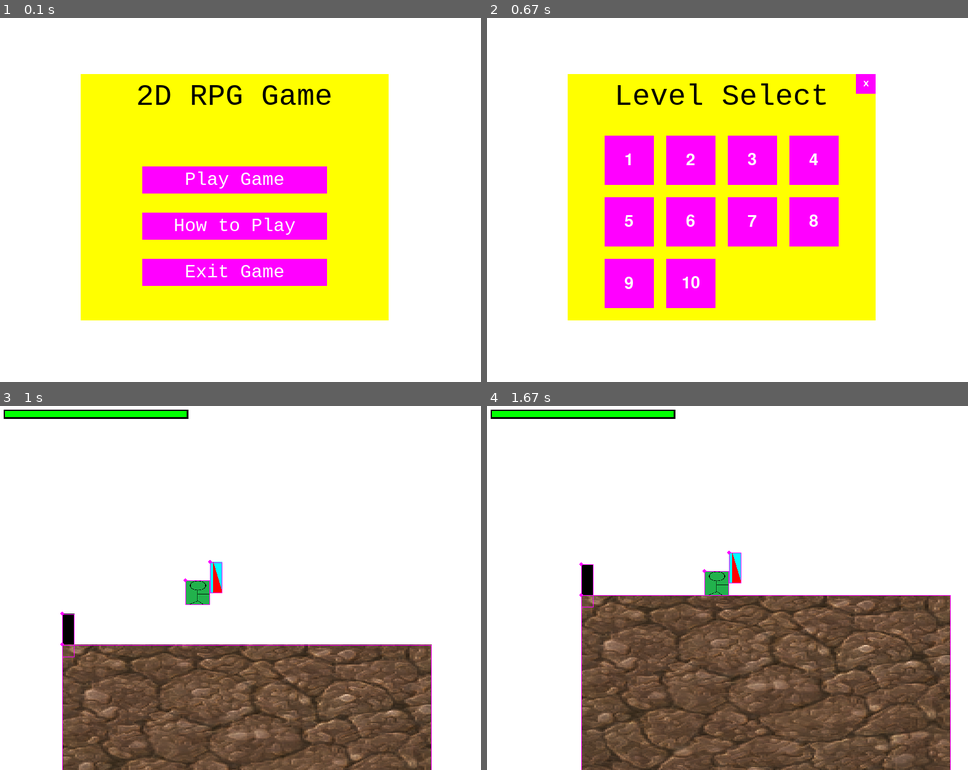
Above: before the commit, frames 1-4 (two rows, left to right).
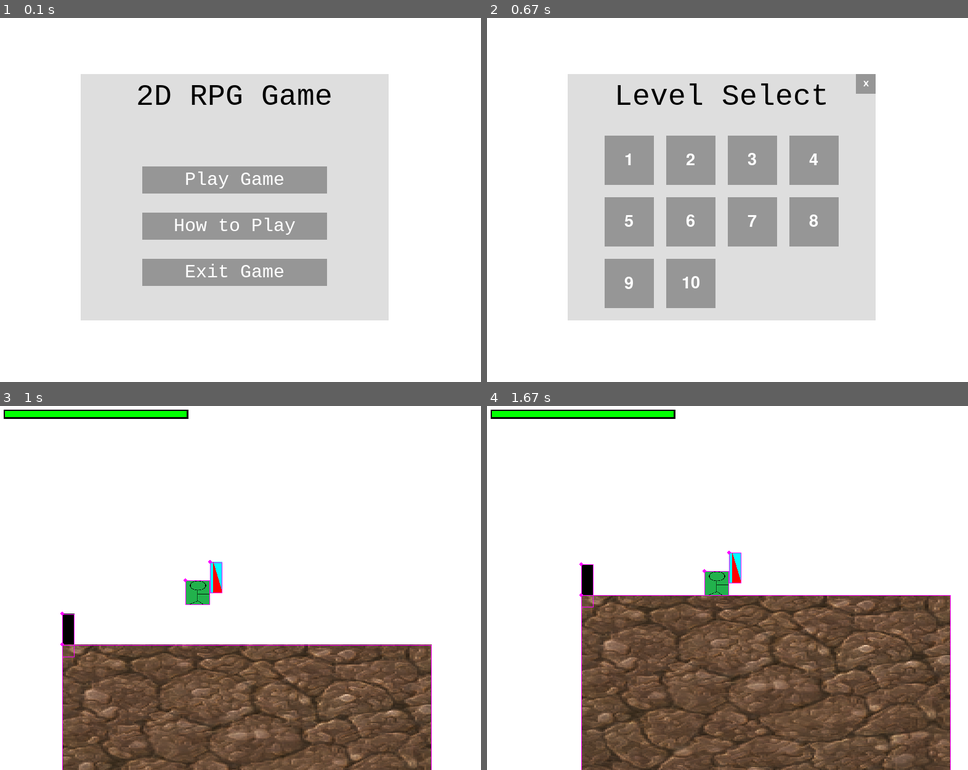
Above: after the commit, the same moments.

Repository: salfk23/2drpg_pygame
Game: pygame game, started from main.py
The game is run twice, just before and just after one commit, with the same random seed, the same clock (stepped at 60 frames per second) and the same inputs.
Inputs (mouse positions are in pixels of both pictures, inside the frame that each line leads up to):
- Up to frame 1 (0.1 s): no input
- Up to frame 2 (0.67 s): click (722, 181) at 0.38 s
- Up to frame 3 (1 s): click (144, 547) at 0.72 s
- Up to frame 4 (1.67 s): click (881, 577) at 1.05 s

The runs differ from the first frame. In frame 1, 42% of the frame differs, in the area x 16-81%, y 15-84%; in frame 2, 43%; in frame 3, nothing differs; in frame 4, nothing differs.

Commit message:
Used Better colors for UI

Diff:
--- a/game_engine/entities/ui.py
+++ b/game_engine/entities/ui.py
@@ -14,7 +14,7 @@
     text:str,
     font_type:str="monospace", font_size:int=30,
     color:pygame.Color=Colors.BLACK,
-    bg_color:pygame.Color=Colors.YELLOW,
+    bg_color:pygame.Color=Colors.BUTTON,
     padding:int=0,
     button_size:Size2D=(-1,-1)
   ):
--- a/game_engine/helpers.py
+++ b/game_engine/helpers.py
@@ -30,6 +30,8 @@
     YELLOW = (255, 255, 0)
     PURPLE = (255, 0, 255)
     CYAN = (0, 255, 255)
+    BUTTON = (150, 150, 150)
+    UI = (222, 222, 222)
 
 T = TypeVar('T')
 
--- a/ui/level_selector.py
+++ b/ui/level_selector.py
@@ -18,7 +18,7 @@
           pygame.Vector2((screen_w-width)/2,(screen_h-height)/2),
           (width, height)
         )
-        self.color = Colors.YELLOW
+        self.color = Colors.UI
         self.config.add_listener(self)
         self.selected_level = None
 
@@ -29,7 +29,7 @@
         text = font.render("Level Select", True, Colors.BLACK)
         self.sprite.blit(text, ((width-text.get_width())/2, 10))
 
-        button_bgcolor = Colors.PURPLE
+        button_bgcolor = Colors.BUTTON
         button_font_color = Colors.WHITE
         button_sprite, button_size = UIButton.center_button_sprite(
             "X", pygame.font.get_default_font(), 18, button_font_color, button_bgcolor,
--- a/ui/main_menu.py
+++ b/ui/main_menu.py
@@ -16,7 +16,7 @@
           pygame.Vector2((screen_w-width)/2,(screen_h-height)/2),
           (width, height)
         )
-        self.color = Colors.YELLOW
+        self.color = Colors.UI
         self.config.add_listener(self)
 
         midtop = pygame.Vector2(self.rect.midtop)
@@ -25,7 +25,7 @@
         text = font.render("2D RPG Game", True, Colors.BLACK)
         self.sprite.blit(text, ((width-text.get_width())/2, 10))
 
-        button_bgcolor = Colors.PURPLE
+        button_bgcolor = Colors.BUTTON
         button_font_color = Colors.WHITE
         button_sprite, button_size = UIButton.center_button_sprite(
             "Play Game", "monospace", 30, button_font_color, button_bgcolor,
@@ -95,7 +95,7 @@
           pygame.Vector2((screen_w-width)/2,(screen_h-height)/2),
           (width, height)
         )
-        self.color = Colors.YELLOW
+        self.color = Colors.UI
         self.config.add_listener(self)
 
         midtop = pygame.Vector2(self.rect.midtop)
@@ -105,7 +105,7 @@
         text = font.render("Help Menu", True, Colors.BLACK)
         self.sprite.blit(text, ((width-text.get_width())/2, 10))
 
-        button_bgcolor = Colors.PURPLE
+        button_bgcolor = Colors.BUTTON
         button_font_color = Colors.WHITE
         button_sprite, button_size = UIButton.center_button_sprite(
             "X", pygame.font.get_default_font(), 18, button_font_color, button_bgcolor,
--- a/ui/player.py
+++ b/ui/player.py
@@ -51,7 +51,7 @@
         (width, height)
       )
       self.config.add_listener(self)
-      self.color = Colors.YELLOW
+      self.color = Colors.UI
 
       self.name = "GAME_OVER"
 
@@ -67,7 +67,7 @@
       self.sprite.blit(text, ((width-text.get_width())/2, 75))
 
 
-      button_bgcolor = Colors.PURPLE
+      button_bgcolor = Colors.BUTTON
       button_font_color = Colors.WHITE
       button_sprite, button_size = UIButton.center_button_sprite(
           "X", pygame.font.get_default_font(), 18, button_font_color, button_bgcolor,
